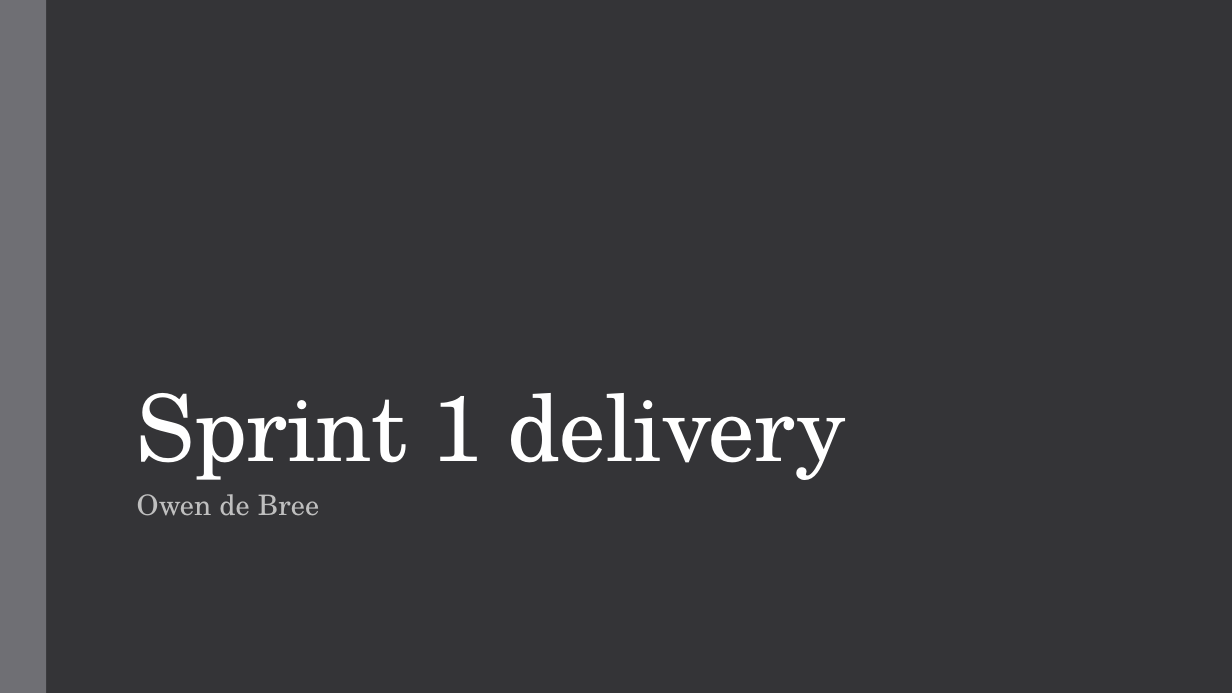
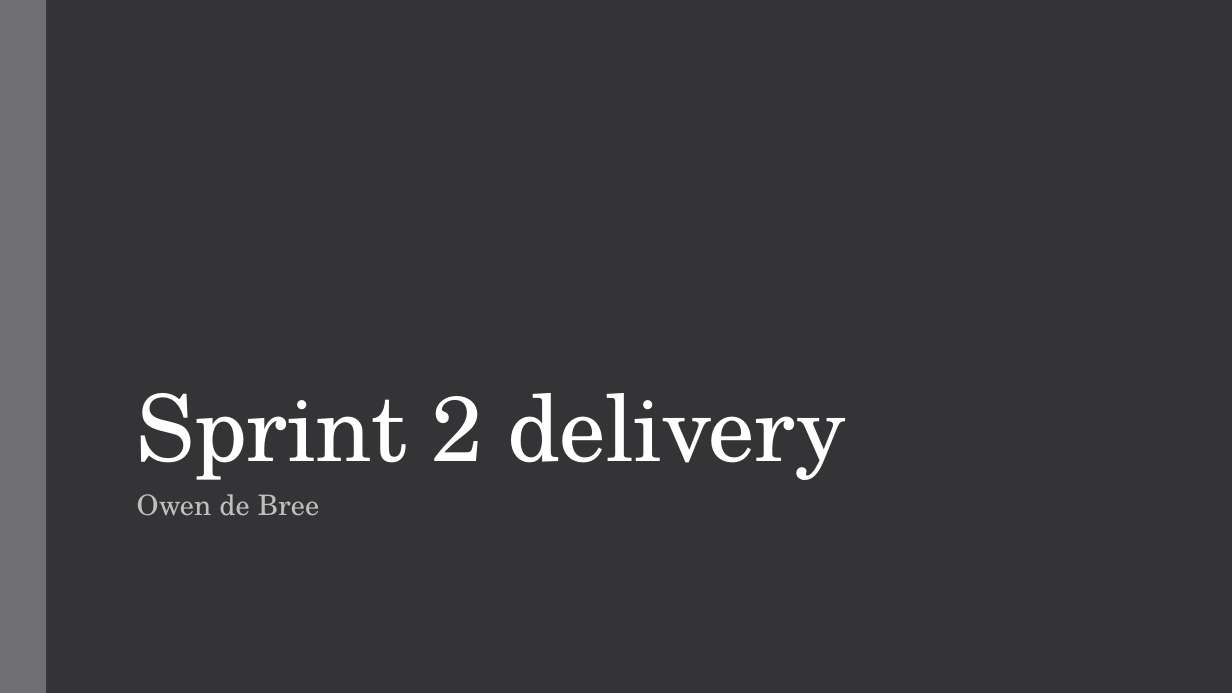
Before and after one commit to FHICT-Owen/ICAP, a slide deck: slide 1 of docs/Sprint_2.pptx. Drawn at 1232x693 pixels with LibreOffice and Linux fonts; fonts in the diff are those of the drawing. Boxes give left, top, right and bottom in pixels: in the first picture for what was removed or moved away, otherwise in the second. Text is boxed around its words. In the diff, an @@ line names an element or a change of style, - is before the commit and + after.

```diff
--- a/docs/Sprint_2.pptx
+++ b/docs/Sprint_2.pptx
@@ title at [137, 393, 846, 480]: text changed @@
-Sprint 1 delivery
+Sprint 2 delivery
```
Also in this commit, not shown: 2 other slides changed, 1 slide added, 1 slide removed, 1 other file.
